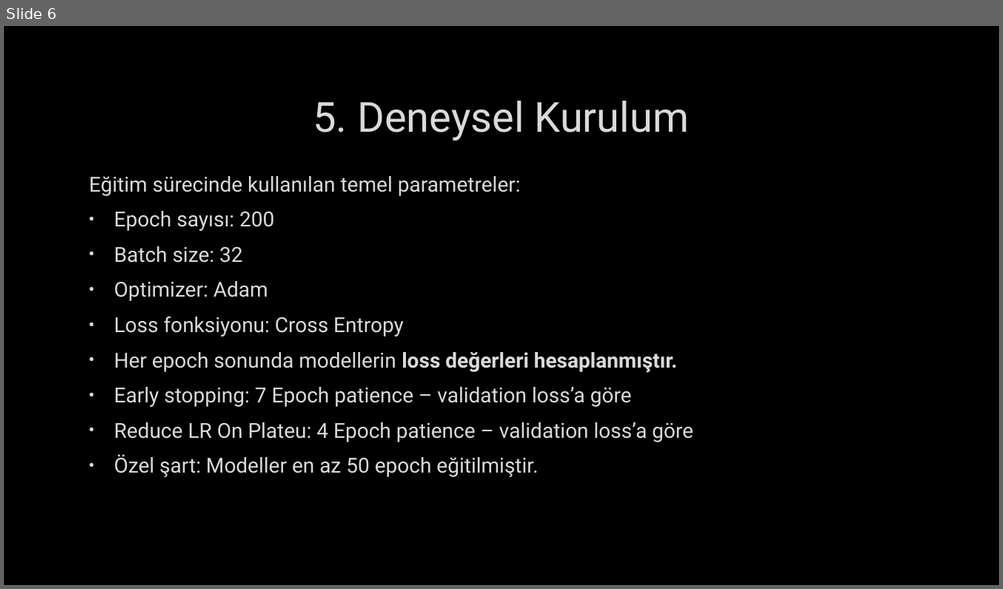
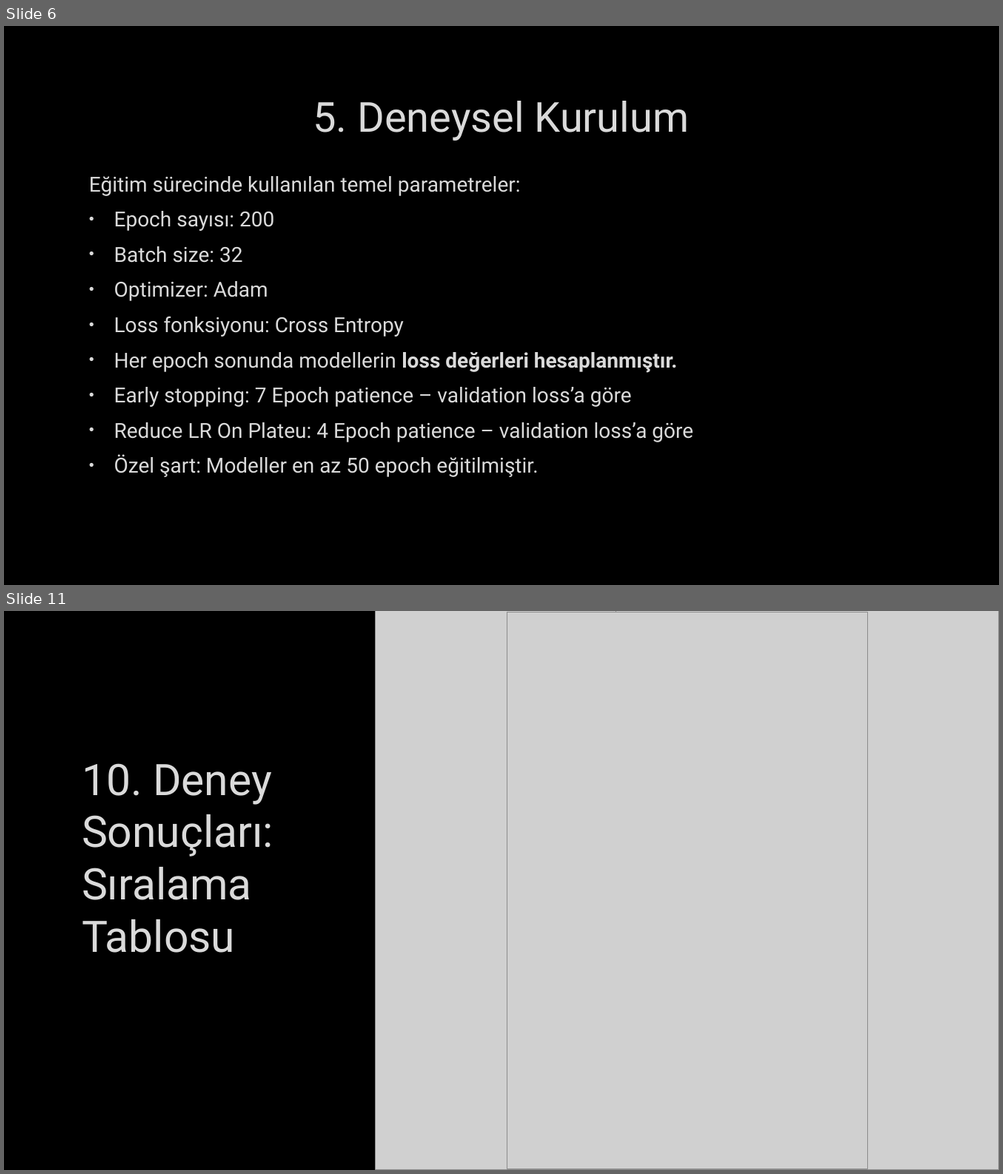
Before and after one commit to emirhanaydin60/FastCNN, a slide deck: other/sunum.pptx. Shown one above the other, each under a label of ours: slide 6 before the commit, slides 6 and 11 after it; the slides between them are not shown. The pictures are 1003x589 and 1003x1174 pixels, drawn with LibreOffice and Linux fonts; fonts in the diff are those of the drawing; grey boxes stand for pictures; background and template pictures are left out. Boxes give left, top, right and bottom in pixels: in the first picture for what was removed or moved away, otherwise in the second. Text is boxed around its words. In the diff, an @@ line names an element or a change of style, - is before the commit and + after.

```diff
--- a/other/sunum.pptx
+++ b/other/sunum.pptx
@@ slide 11 added at box(4, 611, 999, 1170), background picture (left out) @@
@@ picture added at box(375, 611, 999, 1170) @@
@@ picture added at box(507, 612, 868, 1169) @@
@@ picture added at box(616, 611, 999, 1170) @@
@@ title added at box(82, 763, 273, 953), 42 pt, text #DADADA @@
+10. Deney Sonuçları:
+Sıralama Tablosu
```
Also in this commit, not shown: 5 slides changed, 14 other files.
